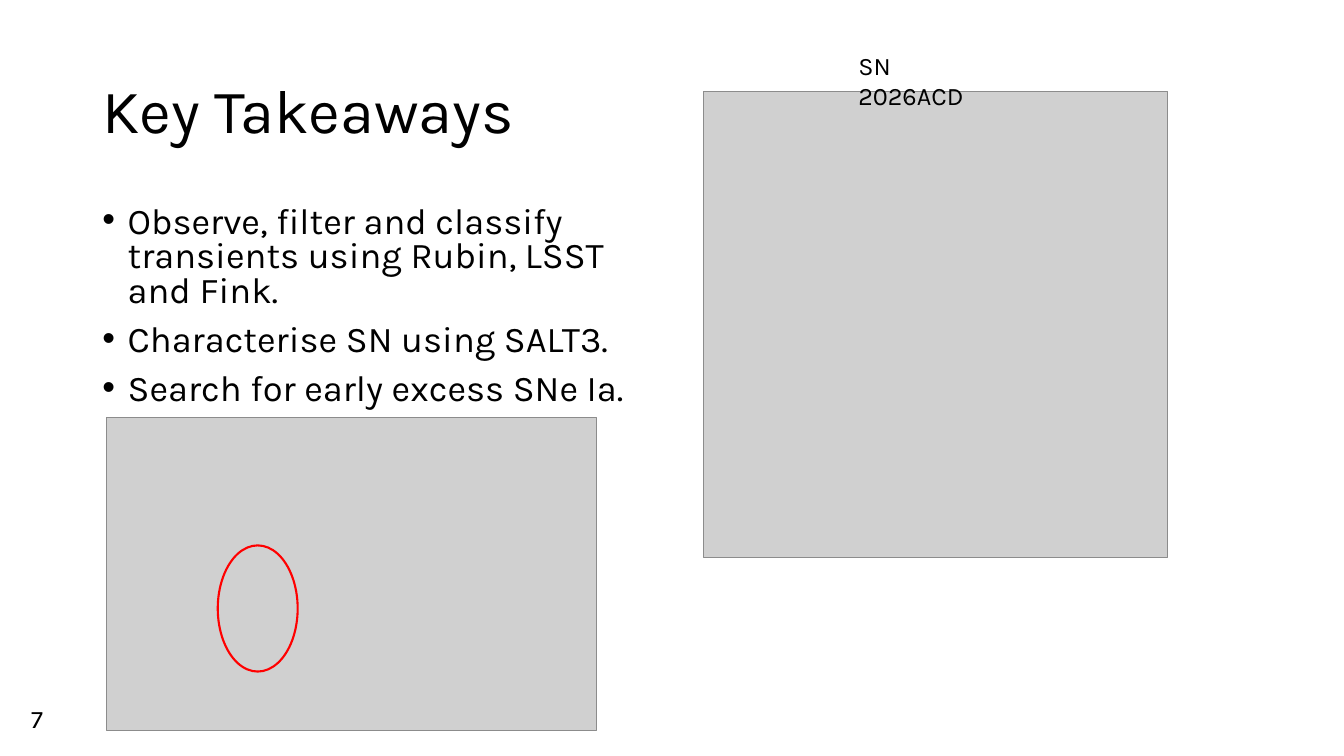
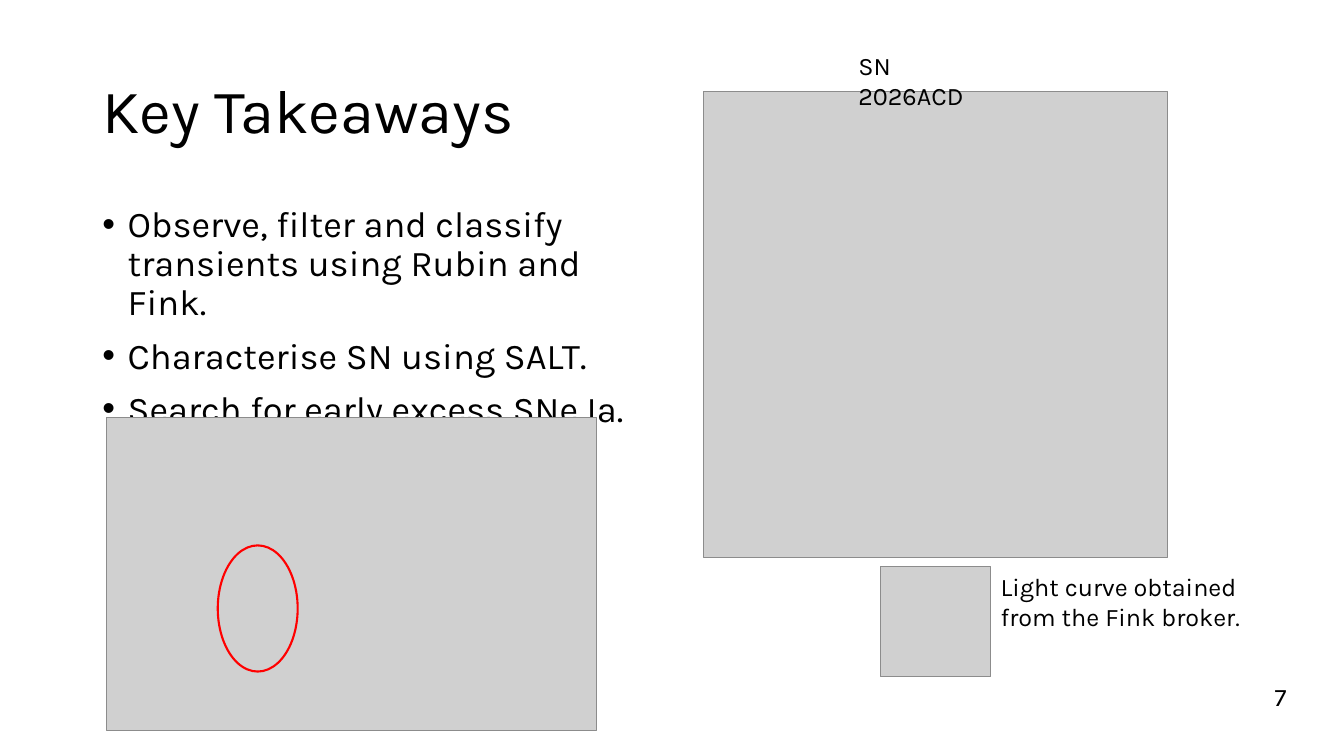
Before and after one commit to Webd0g/Honours_Project, a slide deck: slide 8 of Oral_presentation/Oral_Presentation.pptx. Drawn at 1344x756 pixels with LibreOffice and Linux fonts; fonts in the diff are those of the drawing; grey boxes stand for pictures; background and template pictures are left out. Boxes give left, top, right and bottom in pixels: in the first picture for what was removed or moved away, otherwise in the second. Text is boxed around its words. In the diff, an @@ line names an element or a change of style, - is before the commit and + after.

```diff
--- a/Oral_presentation/Oral_Presentation.pptx
+++ b/Oral_presentation/Oral_Presentation.pptx
@@ text at (128,212,587,378): text changed @@
-• Observe, filter and classify transients using Rubin, LSST and Fink.
-• Characterise SN using SALT3.
+• Observe, filter and classify transients using Rubin and Fink.
+• Characterise SN using SALT.
@@ text at (128,397,624,431): line spacing 0.8 to 0.9 @@
@@ picture added at (880,567,991,678) @@
@@ text added at (1001,578,1239,627), 18 pt, text #000000 @@
+Light curve obtained from the Fink broker.
@@ text "7": place and size @@
-text "7" at (31,712,43,728)
+text "7" at (1275,690,1287,706)
```
Also in this commit, not shown: 7 other slides changed, 50 other files.
